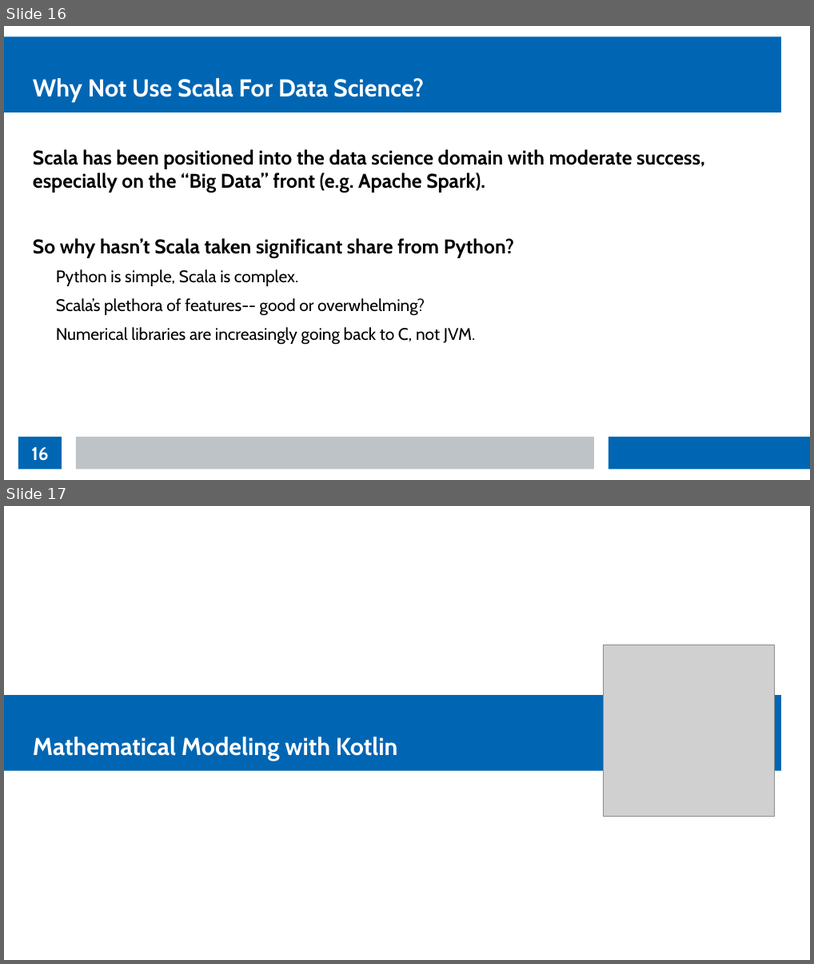
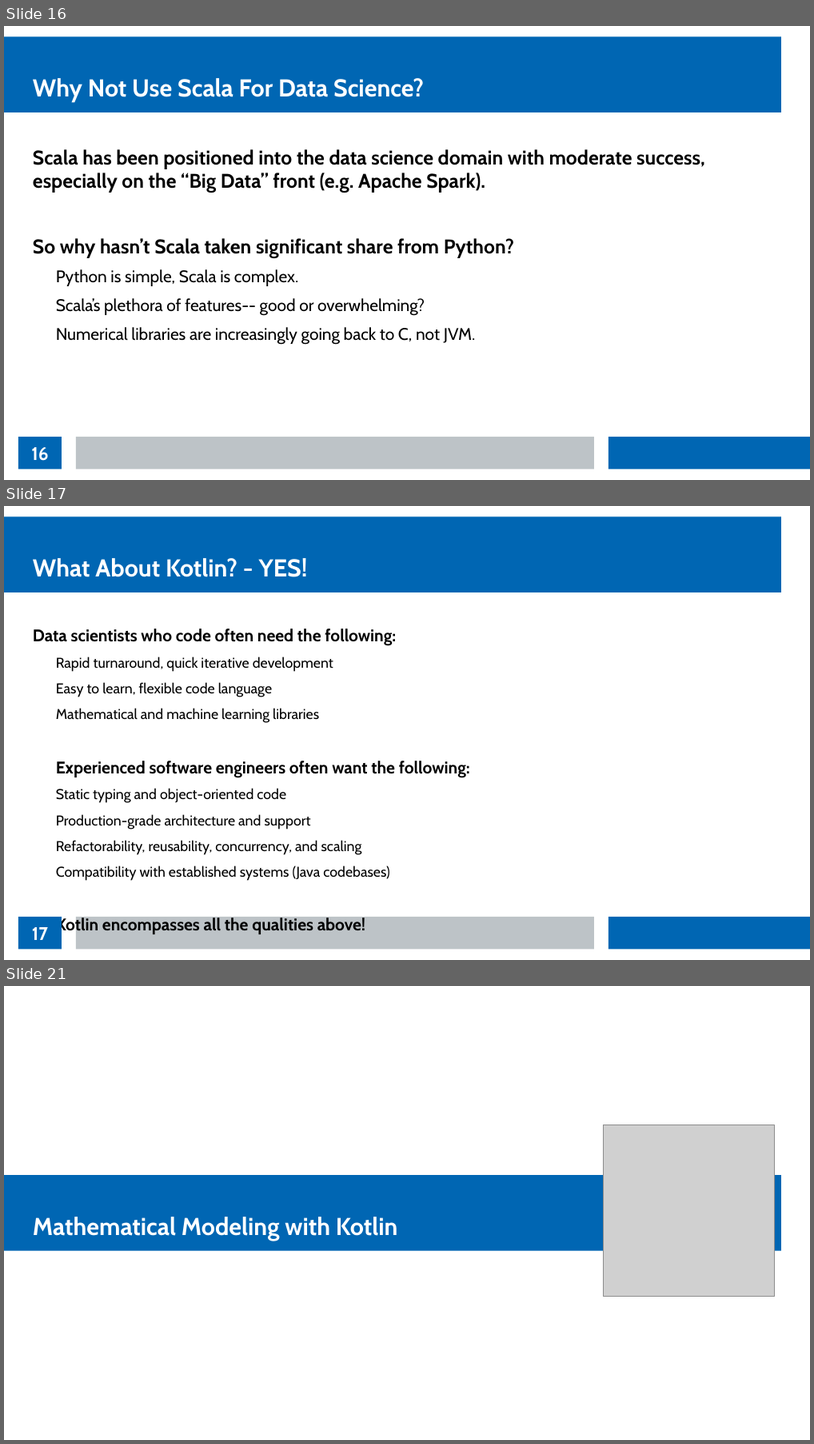
Before and after one commit to thomasnield/kotlin_data_science_talk_ChicagoJUG, a slide deck: kotlin_data_science_talk_chijug_slides.odp. Shown one above the other, each under a label of ours: slides 16 and 17 before the commit, slides 16, 17 and 21 after it; the slides between them are not shown. The pictures are 814x964 and 814x1444 pixels, drawn with LibreOffice and Linux fonts; fonts in the diff are those of the drawing; grey boxes stand for pictures. Boxes give left, top, right and bottom in pixels: in the first picture for what was removed or moved away, otherwise in the second. Text is boxed around its words. In the diff, an @@ line names an element or a change of style, - is before the commit and + after.

```diff
--- a/kotlin_data_science_talk_chijug_slides.odp
+++ b/kotlin_data_science_talk_chijug_slides.odp
@@ slide 17 added at <box>4,506,810,960</box>, background #FFFFFF; not listed: 3 template elements that a slide beside it also shows @@
@@ title added at <box>33,558,308,577</box>, 24 pt, text #FFFFFF, bold @@
+What About Kotlin? - YES!
@@ text added at <box>33,628,470,935</box>, 14 pt, text #000000 @@
+Data scientists who code often need the following:
+  Rapid turnaround, quick iterative development
+  Easy to learn, flexible code language
+  Mathematical and machine learning libraries
+Experienced software engineers often want the following:
+  Static typing and object-oriented code
+  Production-grade architecture and support
+  Refactorability, reusability, concurrency, and scaling
+  Compatibility with established systems (Java codebases)
+Kotlin encompasses all the qualities above!
@@ page number added at <box>18,916,62,948</box>, fill #0066B3, 18 pt, text #FFFFFF, bold @@
+17
@@ what was slide 17 is now slide 21 @@
```
Also in this commit, not shown: 3 other slides added.
